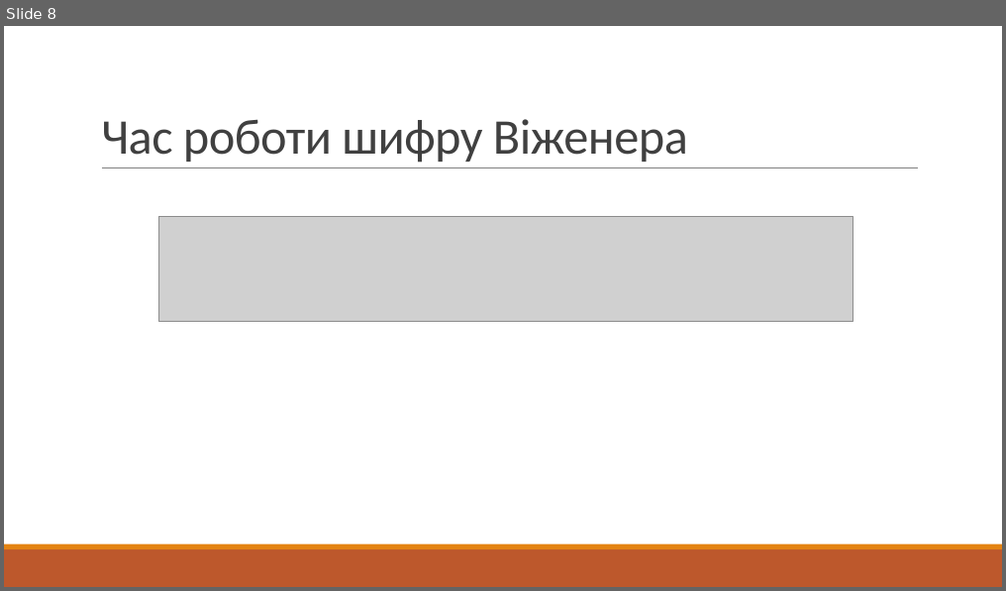
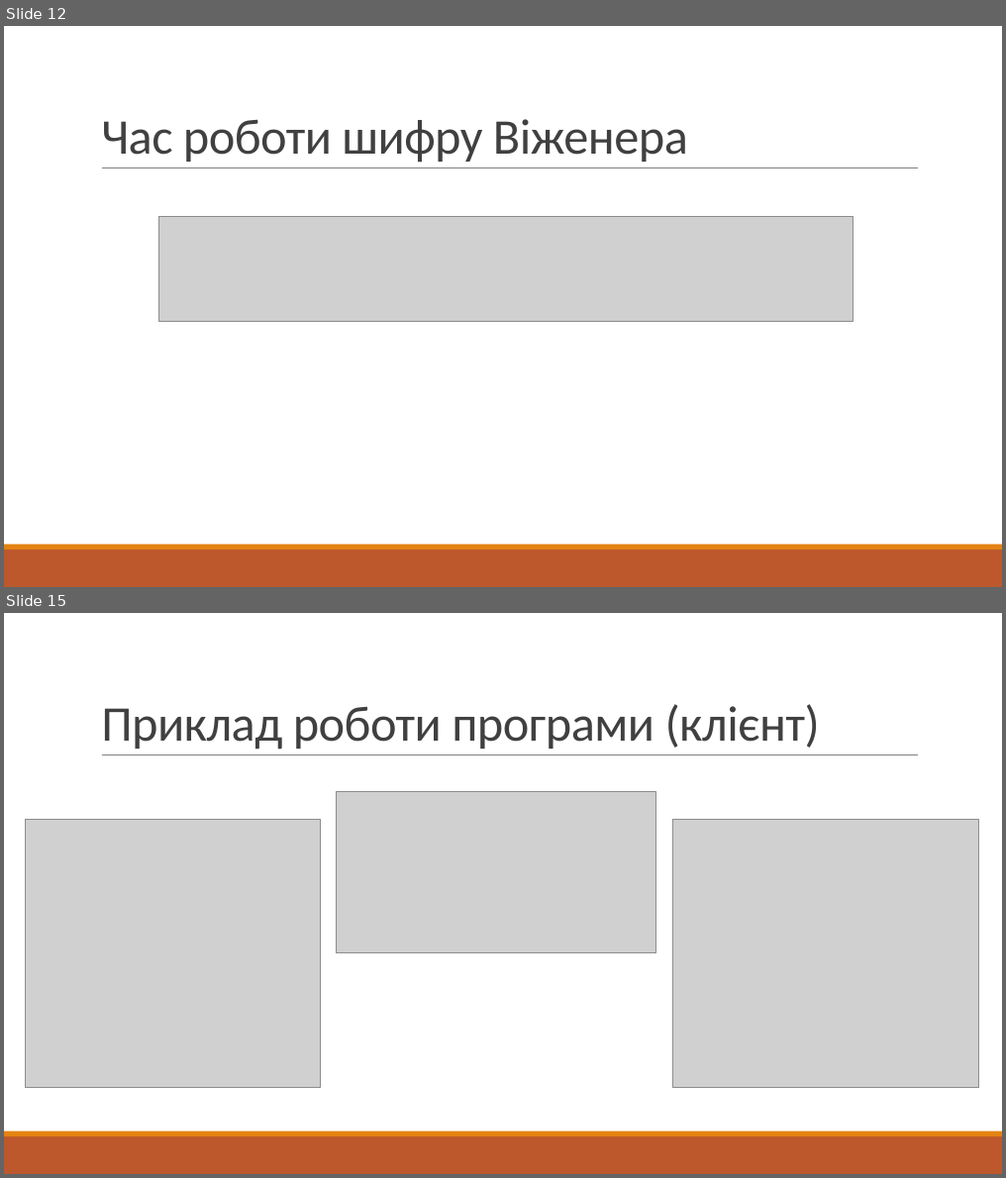
Before and after one commit to yarikpo/MAN-2019-2020-chat, a slide deck: prez/prez.pptx. Shown one above the other, each under a label of ours: slide 8 before the commit, slides 12 and 15 after it; the slides between them are not shown. The pictures are 1006x591 and 1006x1178 pixels, drawn with LibreOffice and Linux fonts; fonts in the diff are those of the drawing; grey boxes stand for pictures. Boxes give left, top, right and bottom in pixels: in the first picture for what was removed or moved away, otherwise in the second. Text is boxed around its words. In the diff, an @@ line names an element or a change of style, - is before the commit and + after.

```diff
--- a/prez/prez.pptx
+++ b/prez/prez.pptx
@@ slide 15 added at <box>4,613,1002,1174</box>, background #FFFFFF; not listed: 3 template elements that a slide beside it also shows @@
@@ title added at <box>101,704,820,750</box>, 48 pt, text #404040 @@
+Приклад роботи програми (клієнт)
@@ picture added at <box>25,820,320,1087</box> @@
@@ picture added at <box>337,792,656,954</box> @@
@@ picture added at <box>672,820,979,1087</box> @@
@@ what was slide 8 is now slide 12 @@
```
Also in this commit, not shown: 4 slides changed, 8 other slides added, 2 slides removed, 5 other files.
